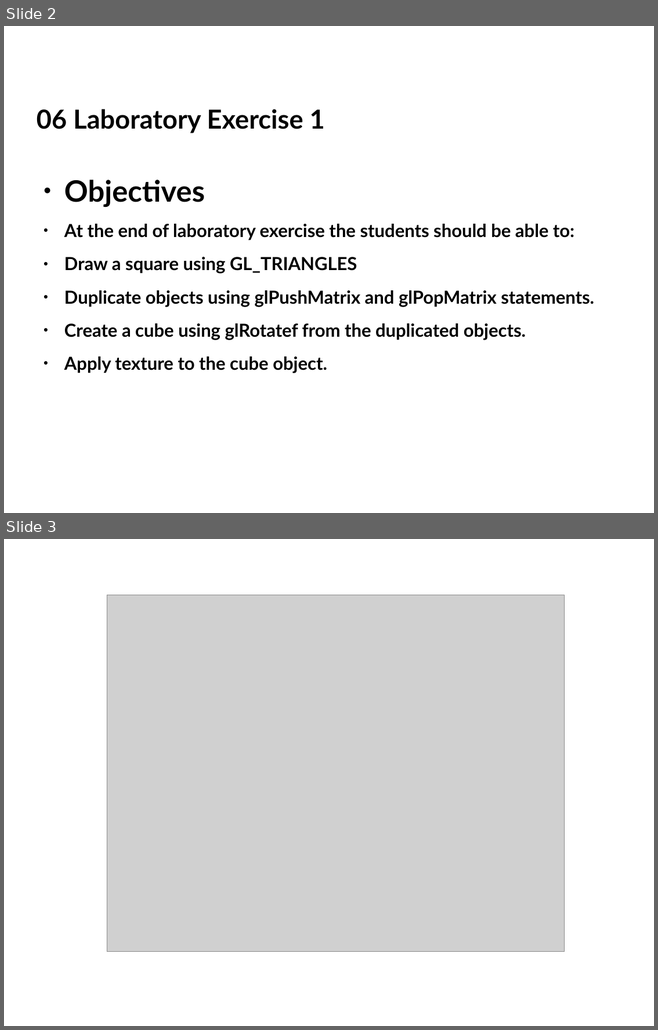
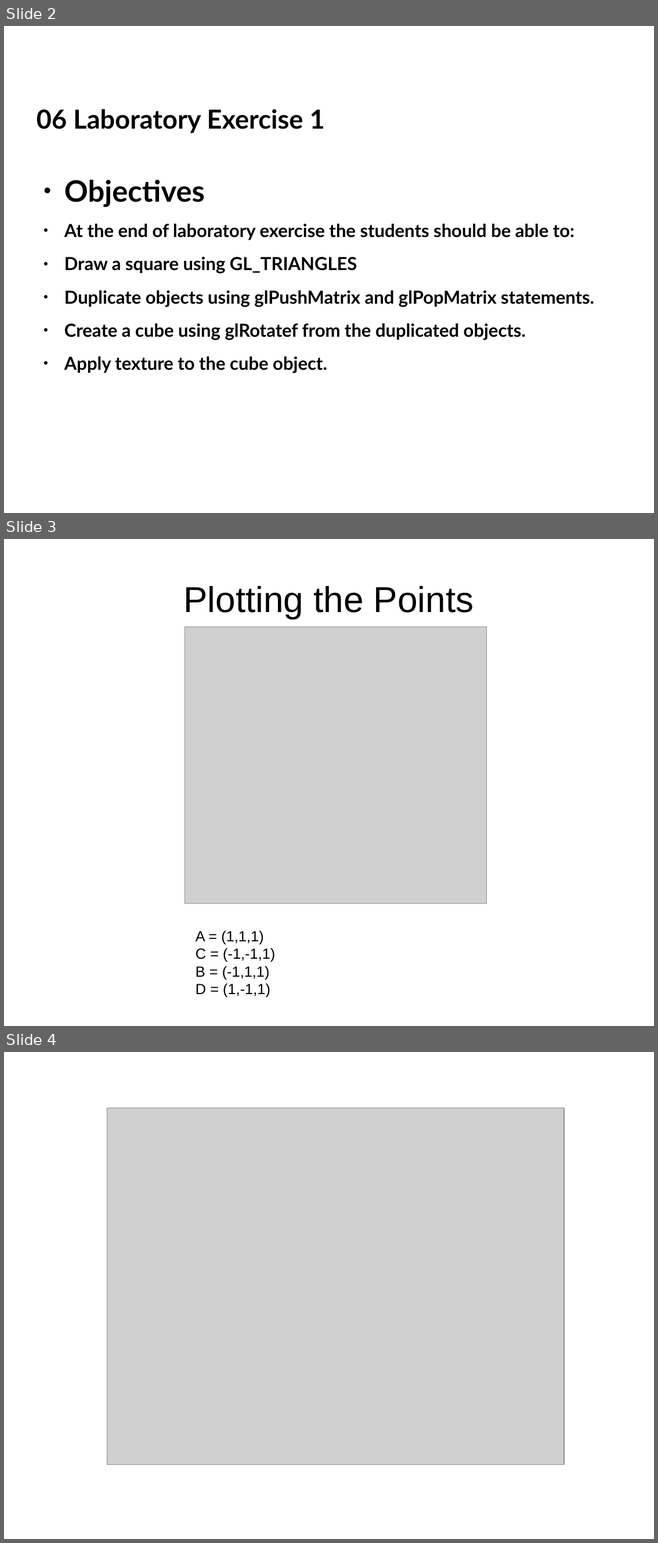
Before and after one commit to brynpryl0426/cgp-presentation, a slide deck: CGP Presentation.pptx. Shown one above the other, each under a label of ours: slides 2 and 3 before the commit, slides 2, 3 and 4 after it. The pictures are 658x1030 and 658x1543 pixels, drawn with LibreOffice and Linux fonts; fonts in the diff are those of the drawing; grey boxes stand for pictures; background and template pictures are left out. Boxes give left, top, right and bottom in pixels: in the first picture for what was removed or moved away, otherwise in the second. Text is boxed around its words. In the diff, an @@ line names an element or a change of style, - is before the commit and + after.

```diff
--- a/CGP Presentation.pptx
+++ b/CGP Presentation.pptx
@@ slide 3 added at (x1=4, y1=539, x2=654, y2=1026), background picture (left out) @@
@@ text added at (x1=184, y1=586, x2=473, y2=619), 44 pt, text #000000 @@
+Plotting the Points
@@ picture added at (x1=185, y1=627, x2=487, y2=904) @@
@@ text added at (x1=195, y1=931, x2=275, y2=998), 18 pt, text #000000 @@
+A = (1,1,1) C = (-1,-1,1)
+B = (-1,1,1) D = (1,-1,1)
@@ what was slide 3 is now slide 4 @@
```
Also in this commit, not shown: 1 other file.
